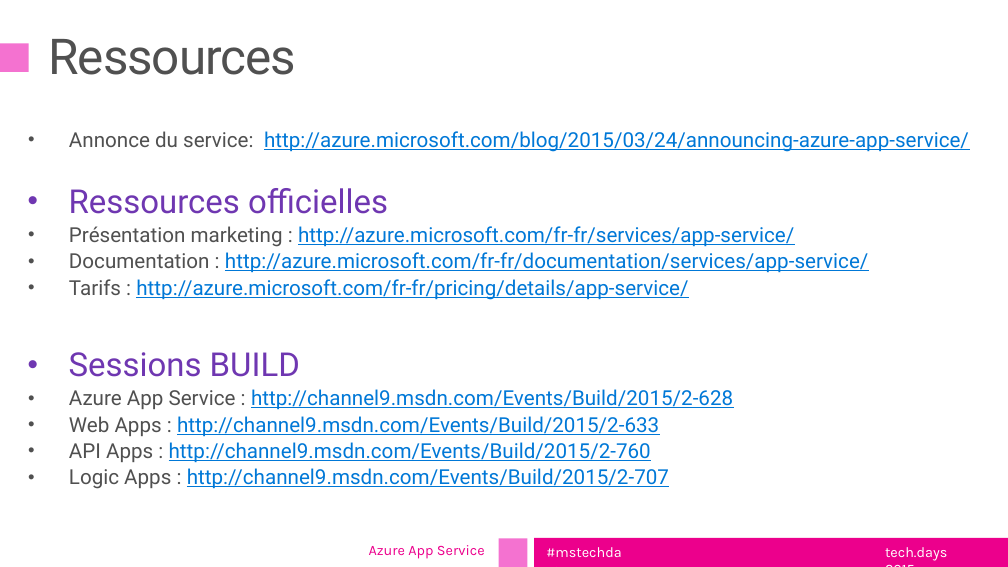
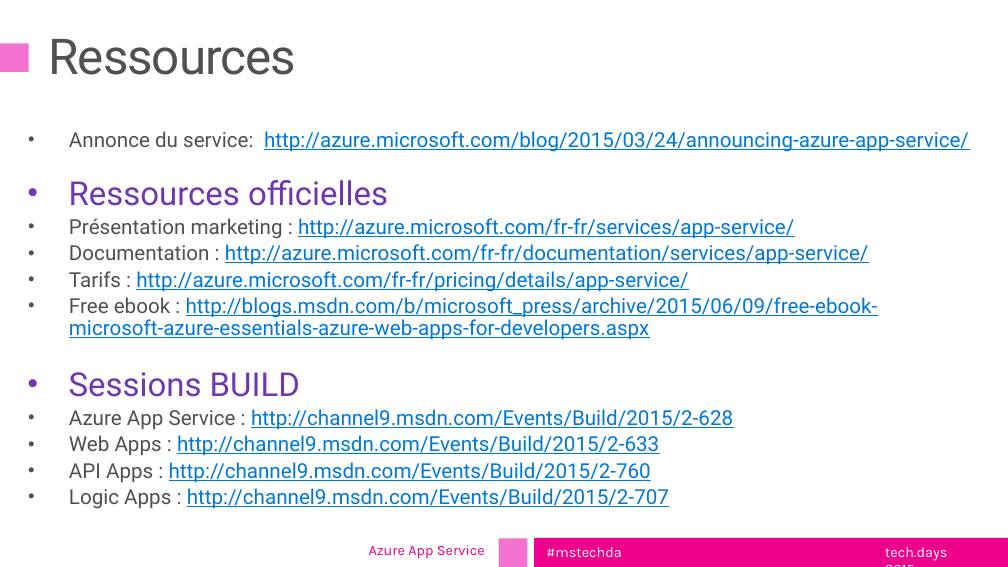
Before and after one commit to DXFrance/Evenements, a slide deck: slide 16 of TechDaysTour2015/Développement web/TechdaysTour2015_Session Azure App Service pour vos apps et services web.pptx. Drawn at 1008x567 pixels with LibreOffice and Linux fonts; fonts in the diff are those of the drawing; background and template pictures are left out. Boxes give left, top, right and bottom in pixels: in the first picture for what was removed or moved away, otherwise in the second. Text is boxed around its words. In the diff, an @@ line names an element or a change of style, - is before the commit and + after.

```diff
--- a/TechDaysTour2015/Développement web/TechdaysTour2015_Session Azure App Service pour vos apps et services web.pptx
+++ b/TechDaysTour2015/Développement web/TechdaysTour2015_Session Azure App Service pour vos apps et services web.pptx
@@ text at (x1=69, y1=297, x2=878, y2=340): paragraph added @@
+  • Free ebook : http://blogs.msdn.com/b/microsoft_press/archive/2015/06/09/free-ebook-microsoft-azure-essentials-azure-web-apps-for-developers.aspx
```
Also in this commit, not shown: 3 other slides changed, 1 slide added, 1 slide removed, 3 other files.
